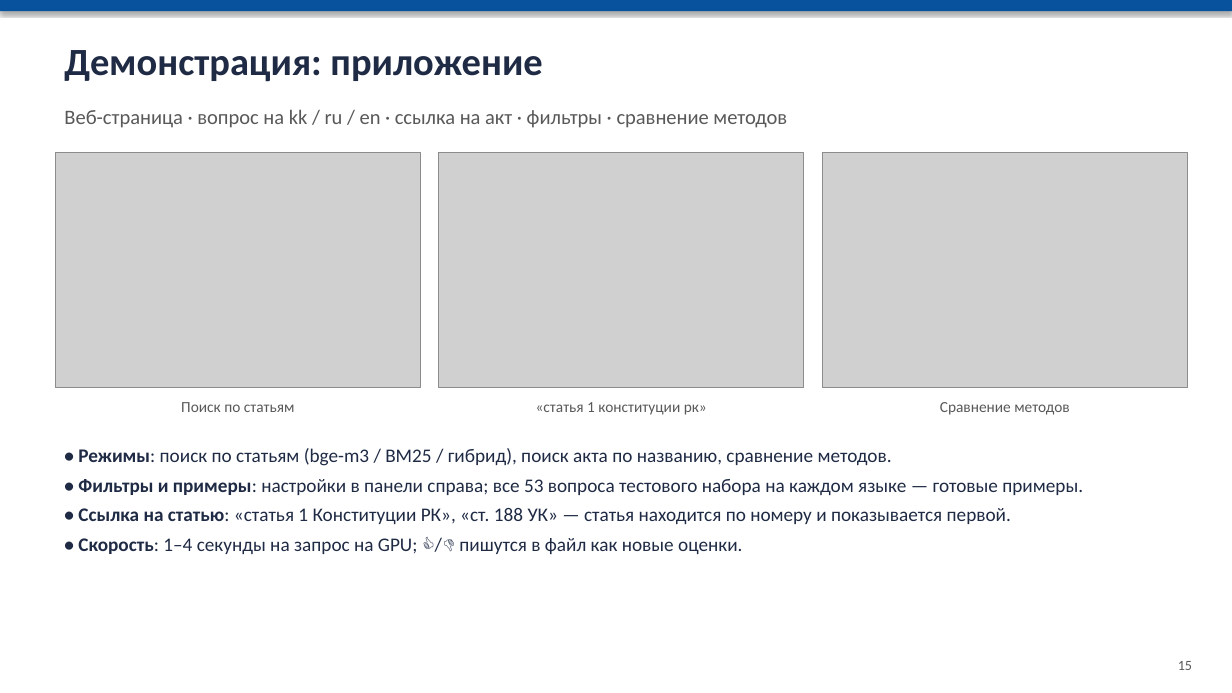
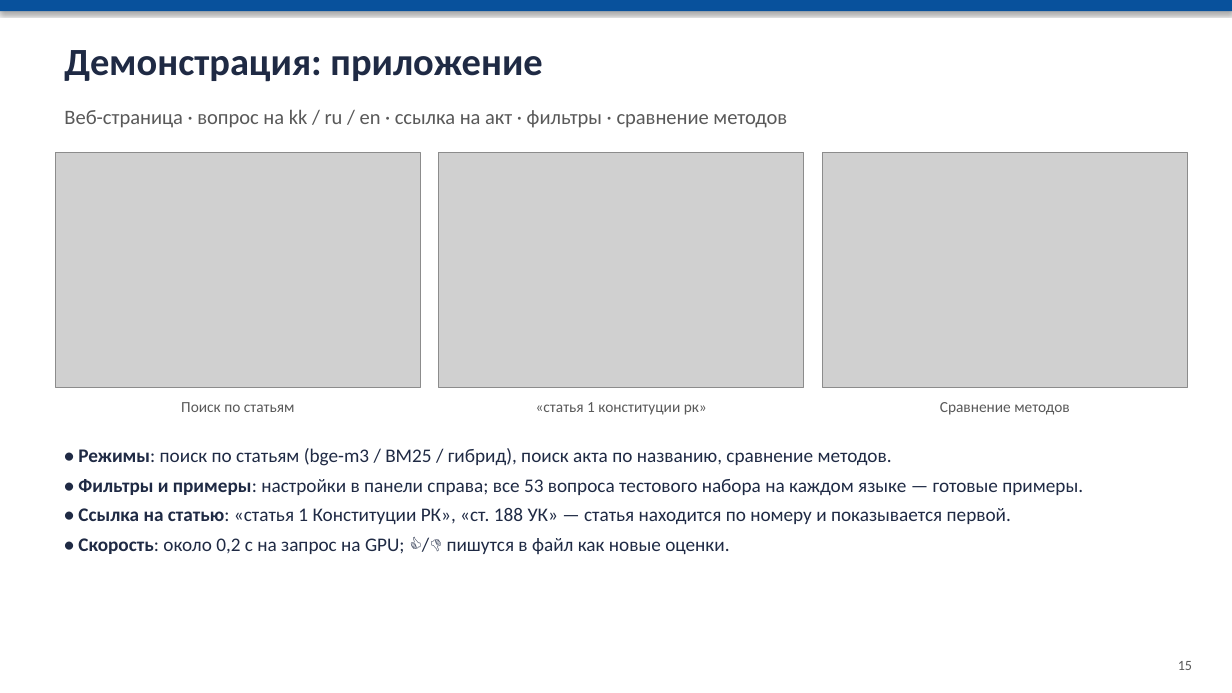
Before and after one commit to Alishershayakhmetov/legal_search, a slide deck: slide 15 of report/Презентация_Поиск_по_законодательству_РК.pptx. Drawn at 1232x693 pixels with LibreOffice and Linux fonts; fonts in the diff are those of the drawing; grey boxes stand for pictures. Boxes give left, top, right and bottom in pixels: in the first picture for what was removed or moved away, otherwise in the second. Text is boxed around its words. In the diff, an @@ line names an element or a change of style, - is before the commit and + after.

```diff
--- a/report/Презентация_Поиск_по_законодательству_РК.pptx
+++ b/report/Презентация_Поиск_по_законодательству_РК.pptx
@@ text at [78,538,729,554]: text changed @@
-• Скорость: 1–4 секунды на запрос на GPU; 👍/👎 пишутся в файл как новые оценки.
+• Скорость: около 0,2 с на запрос на GPU; 👍/👎 пишутся в файл как новые оценки.
```
Also in this commit, not shown: 22 other files.
